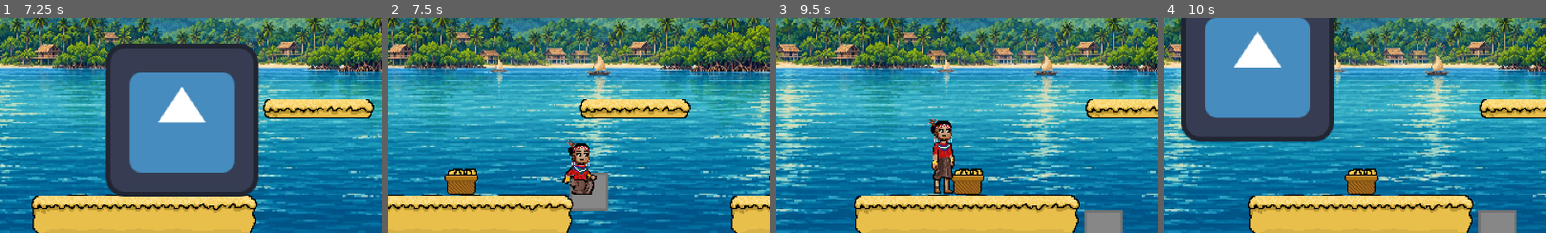
Above: before the commit, frames 1-4 (left to right).
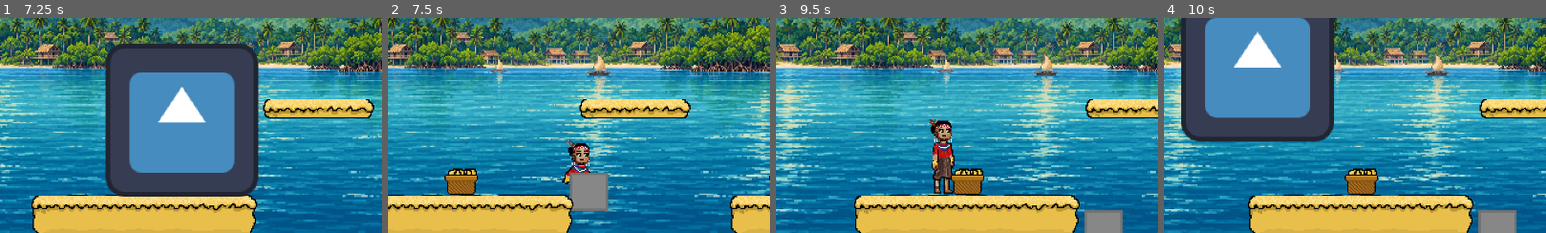
Above: after the commit, the same moments.

Repository: JumbledOne/RPHGameProject
Game: Godot game, scene res://scenes/ui/main_menu.tscn
The game is run twice, just before and just after one commit, with the same random seed, the same clock (stepped at 60 frames per second) and the same inputs. The engine's default icon, where the game draws it, is replaced by a stand-in: a white triangle on a blue panel in a dark square.
Inputs (mouse positions are % of the whole screen's width and height, from its top left):
- Up to frame 1 (7.25 s): click "Play" at 0.5 s; click "Level 1 - Pre-Colonial Davao" at 1.25 s; click "Level 1 - Pre-Colonial Davao" at 2 s; click "Level 1 - Pre-Colonial Davao" at 2.75 s; click "Start" at 3.5 s; tap Enter at 4.25 s; move the mouse to (72, 45) at 4.27 s; hold I (ability) 4.28-5.03 s; hold D (right) 4.28-5.78 s; tap Space (jump) at 4.52, 5.27, 6.77 s; move the mouse to (30, 55) at 5.02 s; tap E (attack) at 5.1, 6.6 s; move the mouse to (60, 28) at 5.77 s; hold A (left) 5.78-6.53 s; hold I (ability) 5.78-6.53 s; move the mouse to (45, 70) at 6.52 s; hold D (right) from 6.53 s (still down)
- Up to frame 2 (7.5 s): keep holding D (right); move the mouse to (80, 65) at 7.27 s; hold I (ability) from 7.28 s (still down)
- Up to frame 3 (9.5 s): tap Space (jump) at 7.52, 8.27 s; move the mouse to (20, 35) at 8.02 s; release D (right) at 8.03 s; release I (ability) at 8.03 s; hold A (left) 8.03-8.78 s; tap E (attack) at 8.1 s; move the mouse to (55, 50) at 8.77 s; hold D (right) from 8.78 s (still down); hold I (ability) from 8.78 s (still down)
- Up to frame 4 (10 s): move the mouse to (35, 25) at 9.52 s; release D (right) at 9.53 s; release I (ability) at 9.53 s; hold A (left) from 9.53 s (still down); tap E (attack) at 9.6 s; tap Space (jump) at 9.77 s
The pictures show only the part of the screen within x 32-82%, y 50-100%; the shares and areas given below are measured in that part.

Frame 1 is identical in both runs. In frame 2, 0.6% of the frame differs, in the area x 47-55%, y 72-83%; in frame 3, less than 0.1%; in frame 4, nothing differs.

Commit message:
More noise to water shader

Diff:
--- a/src/scenes/levels/level_1.tscn
+++ b/src/scenes/levels/level_1.tscn
@@ -1297,6 +1297,7 @@
 position = Vector2(-1844, -100)
 
 [node name="Water" parent="." unique_id=662158307 instance=ExtResource("4_sk5k4")]
+visible = false
 offset_left = -1261.0
 offset_top = -98.0
 offset_right = -1202.0
--- a/src/scripts/background/background.tscn
+++ b/src/scripts/background/background.tscn
@@ -3,6 +3,7 @@
 [ext_resource type="Texture2D" uid="uid://50amvlb5jy4j" path="res://assets/sprites/stage1_ancient_trading_gulf_640x360.png" id="1_4upsu"]
 
 [node name="Background" type="Parallax2D" unique_id=1712092851]
+z_index = -10
 scroll_scale = Vector2(0.5, 0.5)
 repeat_size = Vector2(640, 0)
 repeat_times = 7
--- a/src/scripts/character_model/character_model.tscn
+++ b/src/scripts/character_model/character_model.tscn
@@ -205,6 +205,7 @@
 }
 
 [node name="CharacterModel" type="Node2D" unique_id=566320765]
+z_index = -1
 script = ExtResource("1_xjoyo")
 
 [node name="CharacterSprite" type="Sprite2D" parent="." unique_id=677532726]
--- a/src/scripts/water/water.tscn
+++ b/src/scripts/water/water.tscn
@@ -4,9 +4,10 @@
 [ext_resource type="Texture2D" uid="uid://bkcrje57pocu6" path="res://scripts/water/water_color_ramp.tres" id="2_vg6w8"]
 
 [sub_resource type="FastNoiseLite" id="FastNoiseLite_vg6w8"]
-seed = 1
+noise_type = 3
+seed = -1
 frequency = 0.0254
-fractal_octaves = 1
+fractal_octaves = 4
 
 [sub_resource type="NoiseTexture3D" id="NoiseTexture3D_mvu7e"]
 width = 128
--- a/src/scripts/water/water_color_ramp.tres
+++ b/src/scripts/water/water_color_ramp.tres
@@ -1,7 +1,8 @@
 [gd_resource type="GradientTexture1D" format=3 uid="uid://bkcrje57pocu6"]
 
 [sub_resource type="Gradient" id="Gradient_mvu7e"]
-offsets = PackedFloat32Array(0.12686567, 0.2761194, 0.6044776, 0.76119405, 0.9029851, 1)
+interpolation_mode = 2
+offsets = PackedFloat32Array(0.09701493, 0.36567163, 0.6044776, 0.76119405, 0.9029851, 1)
 colors = PackedColorArray(1, 1, 1, 1, 0.26979998, 0.59261334, 0.71, 1, 0.156, 0.3683334, 0.52, 1, 0.13268274, 0.30185717, 0.4310461, 1, 0.11897318, 0.2502859, 0.34830958, 1, 0.110199995, 0.21508336, 0.29, 1)
 
 [resource]
